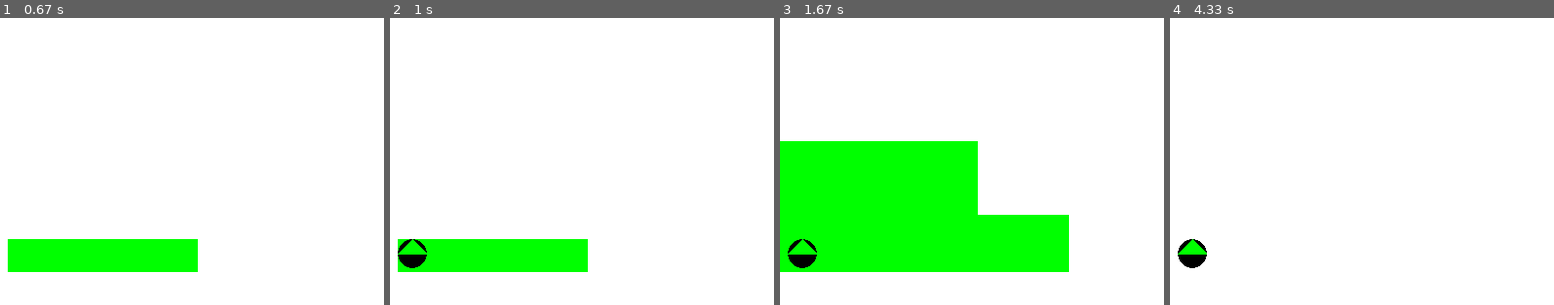
Above: before the commit, frames 1-4 (left to right).
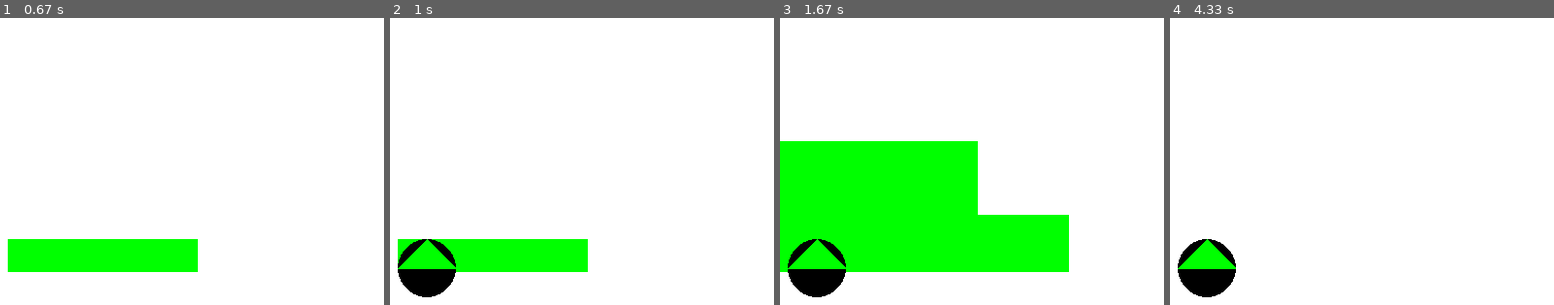
Above: after the commit, the same moments.

Repository: StatueFungus/VacuumCleanerSim
Game: pygame game, started from VacuumCleanerSim.py
Two runs of this game, one before a commit and one after it. Both use one fixed random seed, a clock stepped at 60 frames per second and the inputs below.
Inputs (mouse positions are % of the whole screen's width and height, from its top left):
- Up to frame 1 (0.67 s): press the mouse at (51, 57) at 0.37 s; move the mouse to (38, 54) at 0.47 s; release the mouse at (26, 51) at 0.6 s
- Up to frame 2 (1 s): tap R at 0.67 s
- Up to frame 3 (1.67 s): press the mouse at (51, 57) at 1.03 s; move the mouse to (56, 52) at 1.13 s; release the mouse at (62, 47) at 1.27 s; press the mouse at (51, 57) at 1.37 s; move the mouse to (35, 45) at 1.47 s; release the mouse at (20, 34) at 1.6 s
- Up to frame 4 (4.33 s): press the mouse at (51, 57) at 1.7 s; move the mouse to (61, 44) at 1.8 s; release the mouse at (71, 32) at 1.93 s; press the mouse at (51, 57) at 2.53 s; move the mouse to (69, 35) at 2.63 s; release the mouse at (88, 13) at 2.77 s; press the mouse at (51, 57) at 2.87 s; move the mouse to (34, 38) at 2.97 s; release the mouse at (17, 18) at 3.1 s; press the mouse at (51, 57) at 3.2 s; move the mouse to (40, 57) at 3.3 s; release the mouse at (29, 58) at 3.43 s; press the mouse at (51, 57) at 3.53 s; move the mouse to (41, 62) at 3.63 s; release the mouse at (31, 68) at 3.77 s; tap C at 4.17 s
The pictures show only the part of the screen within x 25-75%, y 12-62%; the shares and areas given below are measured in that part.

Frame 1 is identical in both runs. In frame 2, 1.8% of the frame differs, in the area x 2-18%, y 77-98%; in frame 3, 1.8%; in frame 4, 2.4%.

Commit message:
robot moves and rotates correctly. random bounce walk algorithm implemented

Diff:
--- a/RoomEnvironment.py
+++ b/RoomEnvironment.py
@@ -87,6 +87,7 @@
     def handle_drawn_robot(self, robot):
         x, y, diameter = robot[0], robot[1], robot[2]
 
+        print(x,y)
         # TODO check for collision when placing
         if self.robot is not None:
             self.robot.rect.x = x
@@ -98,4 +99,4 @@
         return RobotPlaced(new_robot)
 
     def handle_configuration_changed(self, event):
-        self.robot.set_configuration(event.new_c)
+        self.robot.set_configuration(event)
--- a/VacuumCleanerSim.py
+++ b/VacuumCleanerSim.py
@@ -68,7 +68,7 @@
                 if self.run_mode == Runmode.BUILD:  # it is not possible to switch from sim to build mode
                     self.run_mode = Runmode.SIM
                     self.visualizer.set_run_mode(self.run_mode)
-                    log.error("Switched runmode to simulation")
+                    log.error("Switched run mode to simulation")
             elif event.type == KEYDOWN and event.key == K_ESCAPE:
                 sys.exit()
 
--- a/algorithm/AbstractCleaningAlgorithm.py
+++ b/algorithm/AbstractCleaningAlgorithm.py
@@ -1,11 +1,16 @@
-from abc import ABC, abstractmethod
+from abc import ABC
+
+from sprite.Robot import RobotState
 
 
 class AbstractCleaningAlgorithm(ABC):
+    def __init__(self):
+        self.started = False
 
-    @abstractmethod
     def update(self, obstacles, robot):
-        pass
+        if not self.started:
+            self.start()
+            robot.state = RobotState.WALK
 
     def robot_colided(self, obstacles, robot):
         for obstacle in obstacles:
@@ -13,3 +18,6 @@
                 return True
 
         return False
+
+    def start(self):
+        self.started = True
--- a/algorithm/RandomBounceWalkAlgorithm.py
+++ b/algorithm/RandomBounceWalkAlgorithm.py
@@ -1,16 +1,21 @@
-import numpy
-
 from algorithm.AbstractCleaningAlgorithm import AbstractCleaningAlgorithm
 from events.ConfigurationChanged import ConfigurationChanged
+from sprite.Robot import RobotState
+from random import randint
 
 
 class RandomBounceWalkAlgorithm(AbstractCleaningAlgorithm):
+    def __init__(self):
+        super().__init__()
+
     def update(self, obstacles, robot):
+        super().update(obstacles, robot)
+
         configuration_events = []
 
-        if not self.robot_colided(obstacles, robot):
-            old_c = robot.get_configuration()
-            new_c = numpy.add(old_c, (0, -2, 0))
-            configuration_events.append(ConfigurationChanged(old_c, new_c))
+        if not robot.busy and self.robot_colided(obstacles, robot):
+            new_state = RobotState.WALK_BACKWARDS_THEN_ROTATE
+            delta_angle = randint(0, 360)
+            configuration_events.append(ConfigurationChanged(new_state=new_state, delta_angle=delta_angle))
 
         return configuration_events
--- a/conf/config.json
+++ b/conf/config.json
@@ -5,7 +5,9 @@
     "height": 600
   },
   "robot":{
-    "diameter": 15
+    "diameter": 30,
+    "wss": 2,
+    "rss": 5
   },
   "simulation": {
     "fps": 45
--- a/events/ConfigurationChanged.py
+++ b/events/ConfigurationChanged.py
@@ -3,9 +3,7 @@
 
 class ConfigurationChanged:
     type = EventType.CONFIGURATION_CHANGED
-    old_c = None
-    new_c = None
 
-    def __init__(self, old_c, new_c):
-        self.old_c = old_c
-        self.new_c = new_c
+    def __init__(self, new_state=None, delta_angle=None):
+        self.new_state = new_state
+        self.delta_angle = delta_angle
--- a/sprite/Robot.py
+++ b/sprite/Robot.py
@@ -1,29 +1,55 @@
+from enum import Enum
+
 import pygame
 
 from utils.colorUtils import GREEN, BLACK
-from utils.mathUtils import distance
+from utils.mathUtils import distance, get_direction
+from utils.pygameUtils import rot_center
+from utils.confUtils import CONF as conf
+
+
+class RobotState(Enum):
+    WALK = 1
+    ROTATE = 2
+    WALK_ROTATE = 3
+    STOP = 4
+    WALK_BACKWARDS_THEN_ROTATE = 5
 
 
 class Robot(pygame.sprite.Sprite):
     def __init__(self, x, y, diameter, color=BLACK):
         super().__init__()
         self.image = pygame.Surface([diameter * 2, diameter * 2], pygame.SRCALPHA)
+        self._org_image = self.image
         pygame.draw.circle(self.image, color, (diameter, diameter), diameter)
         pygame.draw.polygon(self.image, GREEN, [(0, diameter), (2 * diameter, diameter), (diameter, 0)])
 
+        self.state = RobotState.STOP
         self.rect = self.image.get_rect()
+        self._org_rect = self.rect
         self.rect.x = x
         self.rect.y = y
+        self.x = x
+        self.y = y
         self.angle = 0
+        self.angle_delta = 0  # angle to rotate
+        self.walk_delta = 0  # distance to walk
         self.diameter = diameter
+        self.busy = False
+        self.direction = get_direction(self.angle)
+
+        self.wss = conf["robot"]["wss"]
+        self.rss = conf["robot"]["rss"]
+        print(self.direction)
 
     def get_configuration(self):
         return self.rect.x, self.rect.y, self.angle
 
     def set_configuration(self, c):
-        self.rect.x = c[0]
-        self.rect.y = c[1]
-        self.angle = c[2]
+        if c.new_state is not None:
+            self.state = c.new_state
+        if c.delta_angle is not None:
+            self.angle_delta = c.delta_angle
 
     def collides_rectangle(self, rect):
         d = self.diameter
@@ -36,9 +62,9 @@
             return True
 
         # check if the circle overlaps the rectangle
-        if v0[0] < c[0] < v1[0] and (v3[1] - d < c[1] < v3[1] or v0[1] < c[1] < v0[1] + d):
+        if v0[0] < c[0] < v1[0] and (v3[1] - d < c[1] < v3[1] or v0[1] < c[1] < v0[1] + d):  # top / bottom
             return True
-        if v3[1] < c[1] < v0[1] and (v0[1] - d < c[1] < v0[1] or v1[1] < c[1] < v1[1] + d):
+        if v3[1] < c[1] < v0[1] and (v0[0] - d < c[0] < v0[0] or v1[0] < c[0] < v1[0] + d):  # left / right
             return True
 
         # check distances to the corners
@@ -46,3 +72,55 @@
             return True
 
         return False
+
+    def update(self):
+
+        if self.state == RobotState.ROTATE or self.state == RobotState.WALK_ROTATE:
+            # rotate logic
+            if not self.busy:
+                self.busy = True
+
+            if self.angle_delta != 0:
+                self.angle = self.angle + self.rss
+                self.angle_delta = self.angle_delta - self.rss
+
+            if self.angle_delta <= 0:
+                self.angle = self.angle - self.angle_delta
+                self.angle_delta = 0
+
+                self.direction = get_direction(self.angle)
+                self.state = RobotState.WALK
+                self.busy = False
+
+        if self.state == RobotState.WALK or self.state == RobotState.WALK_ROTATE:
+            # walk logic
+            self.x = self.x - self.direction[0] * self.wss
+            self.y = self.y - self.direction[1] * self.wss
+
+        if self.state == RobotState.WALK_BACKWARDS_THEN_ROTATE:
+            # walk backwards logic
+            if not self.busy:
+                self.busy = True
+                self.walk_delta = 15
+
+            if self.walk_delta != 0:
+                self.x = self.x + self.direction[0] * self.wss
+                self.y = self.y + self.direction[1] * self.wss
+                self.walk_delta = self.walk_delta - 2  # walk speed
+
+            if self.walk_delta <= 0:
+                self.y = self.y + self.walk_delta
+                self.walk_delta = 0
+
+                self.state = RobotState.ROTATE
+
+        if self.state == RobotState.STOP:
+            # stop logic
+            self.busy = False
+
+        # this is nessecary because the coordinates of self.rect can only be integers.
+        # if there is a direction of (0.1,1) the x-coord does not affect the direction
+        self.rect.x = self.x
+        self.rect.y = self.y
+
+        self.image = rot_center(self._org_image, self.angle * -1)
--- a/utils/mathUtils.py
+++ b/utils/mathUtils.py
@@ -5,3 +5,9 @@
 def distance(p1, p2):
     v = np.subtract(p1, p2)
     return np.linalg.norm(v)
+
+
+# return the direction in the unit circle
+def get_direction(angle):
+    rad_angle = np.deg2rad((angle + 90) % 360)
+    return np.round(np.cos(rad_angle), 5), np.round(np.sin(rad_angle), 5)
--- a/utils/pygameUtils.py
+++ b/utils/pygameUtils.py
@@ -0,0 +1,11 @@
+import pygame
+
+
+def rot_center(image, angle):
+    """rotate an image while keeping its center and size"""
+    orig_rect = image.get_rect()
+    rot_image = pygame.transform.rotate(image, angle)
+    rot_rect = orig_rect.copy()
+    rot_rect.center = rot_image.get_rect().center
+    rot_image = rot_image.subsurface(rot_rect).copy()
+    return rot_image
